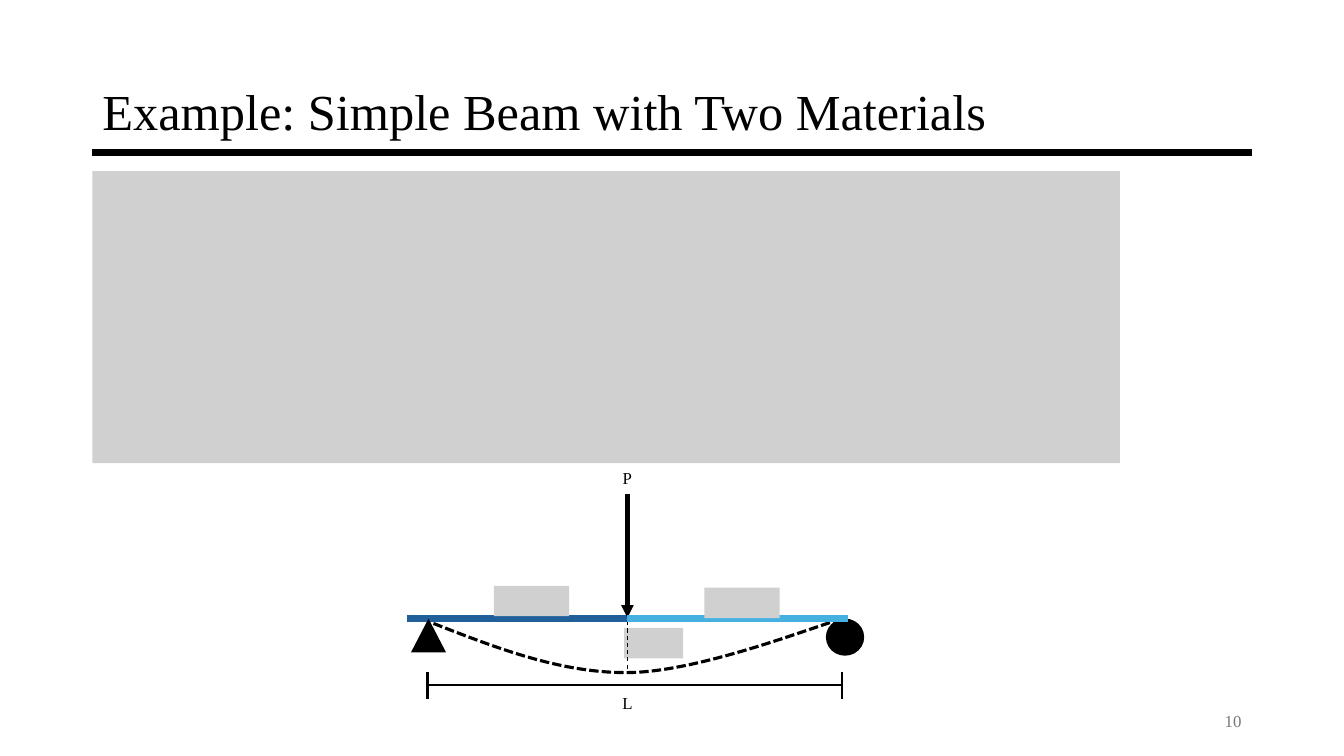
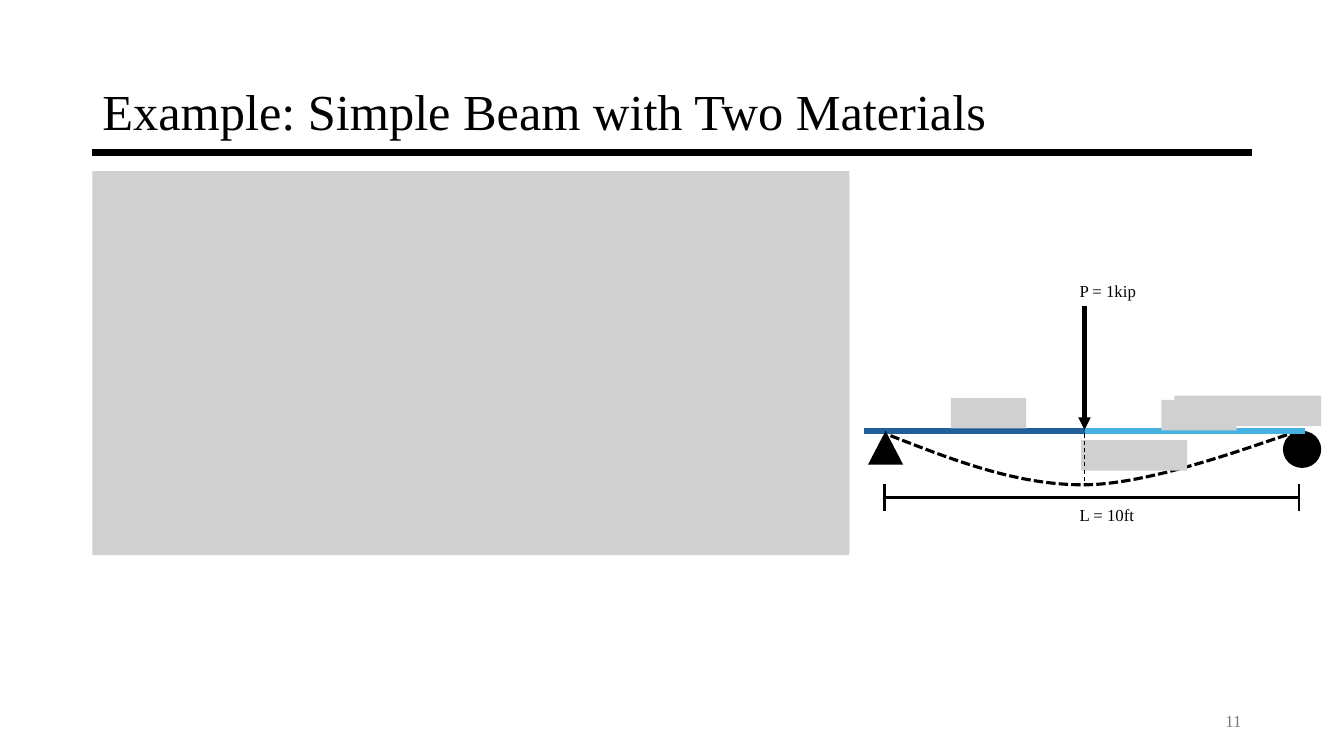
Before and after one commit to jyarch/inverse-mechanics-course, a slide deck: slide 11 of 0-Introduction/0-Introduction.pptx (slide 10 before the commit). Drawn at 1344x756 pixels with LibreOffice and Linux fonts; fonts in the diff are those of the drawing; grey boxes stand for pictures. Boxes give left, top, right and bottom in pixels: in the first picture for what was removed or moved away, otherwise in the second. Text is boxed around its words. In the diff, an @@ line names an element or a change of style, - is before the commit and + after.

Commit message:
Update 0-Introduction.pptx
Update definitions and examples for clarity and conciseness

```diff
--- a/0-Introduction/0-Introduction.pptx
+++ b/0-Introduction/0-Introduction.pptx
@@ picture: place and size @@
-picture at [93, 171, 1120, 464]
+picture at [93, 171, 850, 556]
@@ text at [1080, 285, 1136, 301]: text changed @@
-P
+P = 1kip
@@ picture added at [951, 398, 1026, 429] @@
@@ picture added at [1175, 395, 1322, 425] @@
@@ freeform shape: place and size @@
-freeform shape at [434, 621, 834, 673]
+freeform shape at [890, 434, 1291, 485]
@@ picture added at [1082, 441, 1188, 471] @@
@@ line moved from (628, 621) - (628, 673) to (1085, 434) - (1085, 485) @@
@@ ellipse: place and size @@
-ellipse at [826, 619, 864, 656]
+ellipse at [1284, 431, 1322, 468]
@@ line moved from (427, 673) - (427, 699) to (885, 484) - (885, 511) @@
@@ text at [1080, 509, 1134, 521]: text changed @@
-L
+L = 10ft
@@ 4 lines, 1 picture, 1 triangle, 1 arrow: place and size @@
-4 lines, 1 picture, 1 triangle, 1 arrow at [407, 494, 848, 699]
+4 lines, 1 picture, 1 triangle, 1 arrow at [864, 306, 1305, 511]
@@ picture removed at [494, 586, 570, 616] @@
@@ picture removed at [624, 628, 684, 658] @@
@@ page number at [1225, 716, 1241, 727]: text changed @@
-10
+11
```
Also in this commit, not shown: 6 other slides changed, 2 slides added, 1 slide removed.
